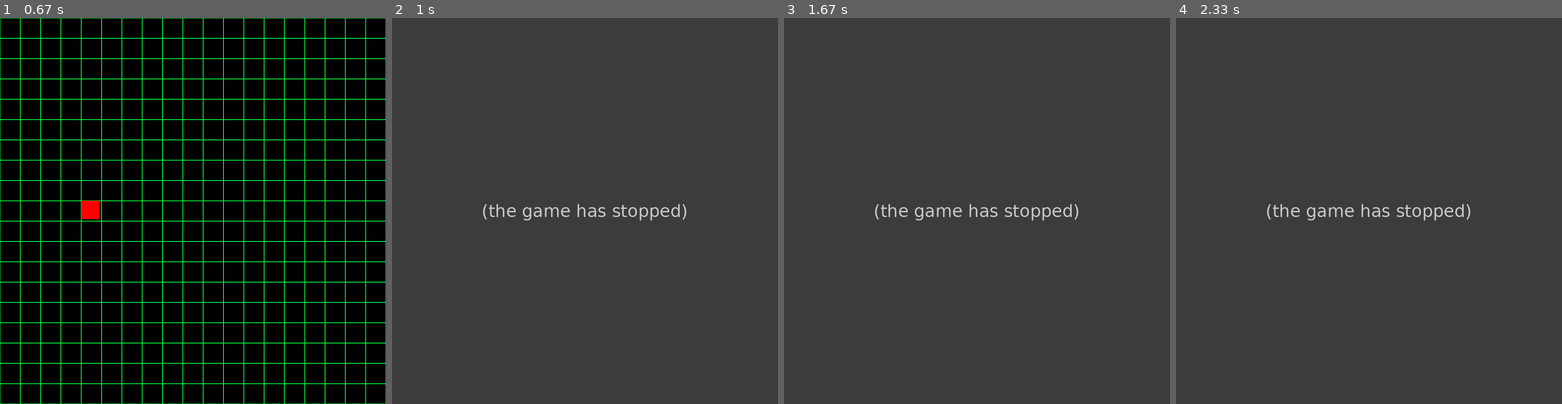
Above: before the commit, frames 1-4 (left to right).
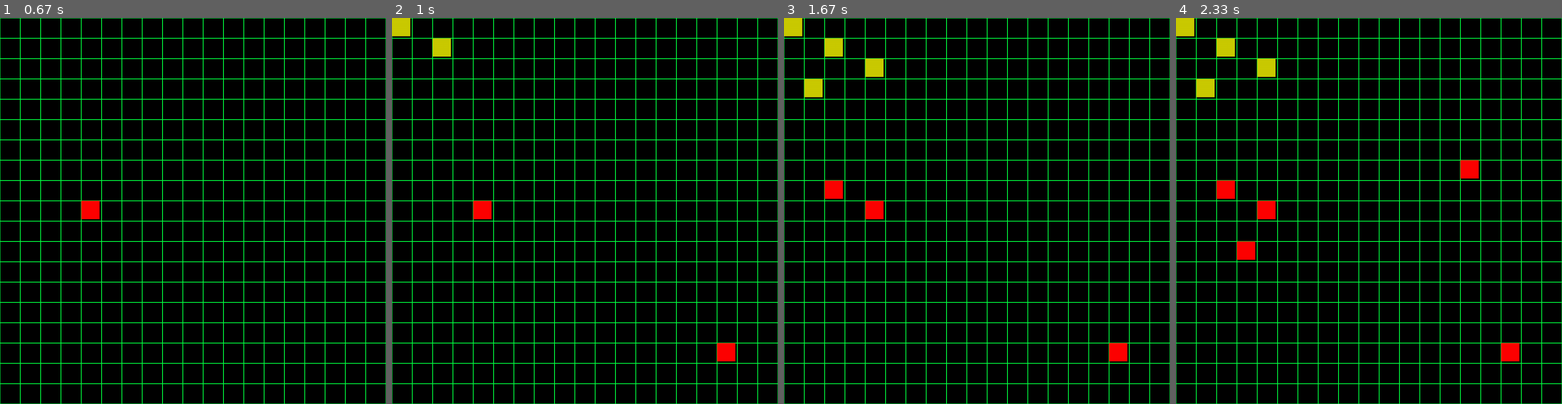
Above: after the commit, the same moments.

Repository: C355Team/Connect6
Game: pygame game, started from AI_connect6.py
The game is run twice, just before and just after one commit, with the same random seed, the same clock (stepped at 60 frames per second) and the same inputs.
Inputs (mouse positions are in pixels of both pictures, inside the frame that each line leads up to):
- Up to frame 1 (0.67 s): press the mouse at (193, 238) at 0.37 s; move the mouse to (146, 226) at 0.47 s; release the mouse at (100, 214) at 0.6 s
- Up to frame 2 (1 s): press the mouse at (585, 238) at 0.7 s; move the mouse to (654, 292) at 0.8 s; release the mouse at (727, 346) at 0.93 s
- Up to frame 3 (1.67 s): press the mouse at (977, 238) at 1.03 s; move the mouse to (907, 218) at 1.13 s; release the mouse at (838, 199) at 1.27 s; press the mouse at (977, 238) at 1.37 s; move the mouse to (1050, 295) at 1.47 s; release the mouse at (1123, 357) at 1.6 s
- Up to frame 4 (2.33 s): press the mouse at (1369, 238) at 1.7 s; move the mouse to (1419, 207) at 1.8 s; release the mouse at (1469, 176) at 1.93 s; press the mouse at (1369, 238) at 2.03 s; move the mouse to (1307, 241) at 2.13 s; release the mouse at (1241, 249) at 2.27 s

Frame 1 is identical in both runs. In frame 2, 100% of the frame differs, in the area x 0-100%, y 0-100%; in frame 3, 100%; in frame 4, 100%.
Before the commit the program exited at 0.93 s; later frames show no game.

Commit message:
ai to pygame progress

Diff:
--- a/AI_connect6.py
+++ b/AI_connect6.py
@@ -1,6 +1,7 @@
 import pygame
 import math
 import sys
+import copy
 
 pygame.init()
 
@@ -237,7 +238,7 @@
 
 best_move_x = 0
 best_move_y = 0
-max_depth = 3
+max_depth = 1
 
 def min_max(board, player, max_depth, depth, alpha, beta, is_max_player, turn):
     if win_state(board, "X") or win_state(board, "O") or depth == max_depth:
@@ -249,6 +250,7 @@
         return get_min(board, player, max_depth, depth, alpha, beta, turn)
 
 def get_min(board, player, max_depth, depth, alpha, beta, turn):
+    global best_move_x, best_move_y
     best = sys.maxsize
     is_max_player = True
 
@@ -256,7 +258,7 @@
         if turn > 0: # player 2
             is_max_player = False
 
-        copied_board = board.copy()
+        copied_board = copy.deepcopy(board)
         copied_board[move[0]][move[1]] = player
 
         val = min_max(copied_board, player, max_depth, depth+1, alpha, beta, is_max_player, turn+1)
@@ -273,28 +275,29 @@
     return best
 
 def get_max(board, player, max_depth, depth, alpha, beta, turn):
-	best = -sys.maxsize - 1
-	is_max_player = False
-
-	for move in num_valid(board):
-		if turn > 0:
-			is_max_player = True
-
-		copied_board = board.copy()
-		copied_board[move[0]][move[1]] = player
-
-		val = min_max(copied_board, player, max_depth, depth+1, alpha, beta, is_max_player, turn+1)
-		if val > best:
-			best = val
-			best_move_x = move[0]
-			best_move_y = move[1]
-
-		alpha = max(alpha, best)
-
-		if beta <= alpha:
-			break
-
-	return best
+    global best_move_x, best_move_y
+    best = -sys.maxsize - 1
+    is_max_player = False
+
+    for move in num_valid(board):
+            if turn > 0:
+                is_max_player = True
+
+            copied_board = copy.deepcopy(board)
+            copied_board[move[0]][move[1]] = player
+
+            val = min_max(copied_board, player, max_depth, depth+1, alpha, beta, is_max_player, turn+1)
+            if val > best:
+                best = val
+                best_move_x = move[0]
+                best_move_y = move[1]
+
+            alpha = max(alpha, best)
+
+            if beta <= alpha:
+                    break
+
+    return best
 
 while run:
 
@@ -306,13 +309,13 @@
     for event in pygame.event.get():
         if event.type == pygame.QUIT: #when user clicks on the x, terminate program
             run = False
-        if event.type == pygame.MOUSEBUTTONUP:
-            position = pygame.mouse.get_pos() #get click pos coordinate
-            r = math.floor(position[0]/50) #translate coordinate from pixel to columns 0-18
-            c = math.floor(position[1]/50) #translate coordinate from pixel to rows 0-18
-            print ('Coordinate Selected:' + '(' + str(r) + ',' + str(c) + ')') #for diagnostic purposes
-            if ((c, r)) in num_valid(board):
-                if turn <= 0: #starting first gives one tile, then all subsequent turns gets 2 tiles
+        if turn <= 0:
+            if event.type == pygame.MOUSEBUTTONUP:
+                position = pygame.mouse.get_pos() #get click pos coordinate
+                r = math.floor(position[0]/50) #translate coordinate from pixel to columns 0-18
+                c = math.floor(position[1]/50) #translate coordinate from pixel to rows 0-18
+                print ('Coordinate Selected:' + '(' + str(r) + ',' + str(c) + ')') #for diagnostic purposes
+                if ((c, r)) in num_valid(board):
                     pygame.draw.rect(WIN, (255,0,0), (r*50,c*50,45,45), 0) #red tile
                     board[c][r] = "X"
                     if win_state(board, "X"):
@@ -324,23 +327,24 @@
 
                     print_all_scores(board, "X", max_length, blanks_around)
 
-                elif turn > 0: #player 2
-                	# pygame.draw.rect(WIN, (204,204,0),(r*50,c*50,45,45), 0) #yellow tile
-                    min_max(board, "O", max_depth, 0, -1000, 1000, True, turn)
-                    board[best_move_x][best_move_y] = "O"
-                    pygame.draw.rect(WIN, (204,204,0),(best_move_x*50,best_move_y*50,45,45), 0)
-                    # board[c][r] = "O"
-                    if win_state(board, "O"):
-                        Yellow = True
-                        break
-                    turn+=1
-                    # print(turn)
-                    print_board(board)
-
-                    print_all_scores(board, "O", max_length, blanks_around)
-
-                    if turn >= 3:
-                        turn-=4
+        else: #player 2
+            # pygame.draw.rect(WIN, (204,204,0),(r*50,c*50,45,45), 0) #yellow tile
+            min_max(board, "O", max_depth, 0, -1000, 1000, True, turn)
+            board[best_move_x][best_move_y] = "O"
+            pygame.draw.rect(WIN, (204,204,0),(best_move_y*50,best_move_x*50,45,45), 0)
+            best_move_x, best_move_y = 0, 0
+            # board[c][r] = "O"
+            if win_state(board, "O"):
+                Yellow = True
+                break
+            turn+=1
+            # print(turn)
+            print_board(board)
+
+            print_all_scores(board, "O", max_length, blanks_around)
+
+            if turn >= 3:
+                turn-=4
 
         pygame.display.update()
     if Red:
